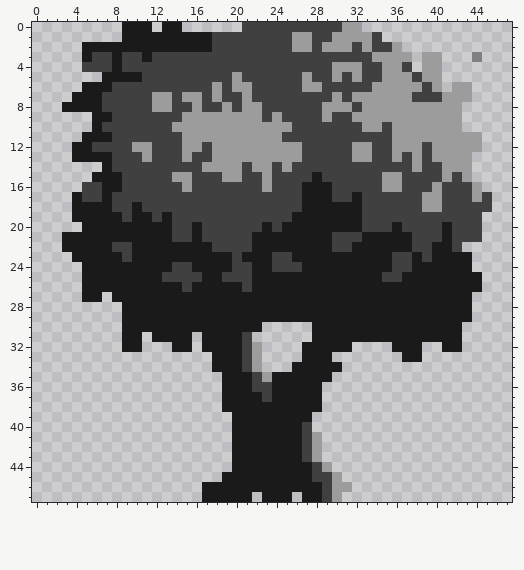
Edited in one commit: pixel-art file (笔记备忘/树_光影.aseprite). The picture above is the old version.
48x48 pixels, 1 frame.
After the commit:
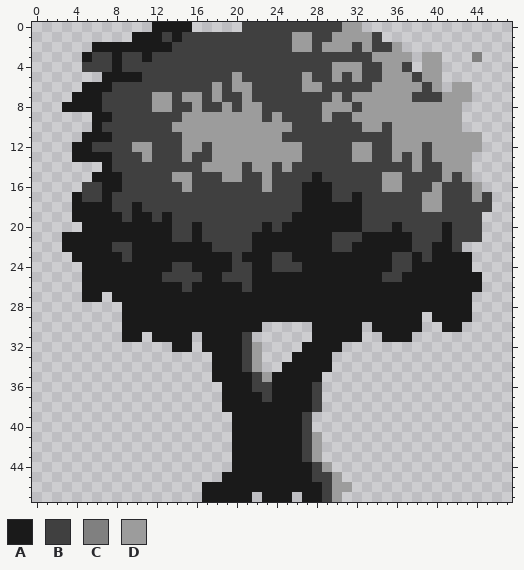
Palette (. is transparent): A #1a1a1a  B #404040  C #808080  D #9c9c9c
From old to new:
@@ x 3..19 @@
- 0 ......AAA.AA.....
- 1 ......AAAAAAAAABB
- 2 ..AAAAAAAAAAAAABB
+ 0 .........AAAA....
+ 1 .......AAABABBBBB
+ 2 ...AAAAAAAABBBBBB
  3 ..ABBABBABBBBBBBB
@@ x 0..47 @@
 28 .........AAAAAAAAAAAAAAAAAAAAAAAAAAAAAAAAAAA....
-29 .........AAAAAAAAAAAAAAAAAAAAAAAAAAAAAAAAAAA....
-30 .........AAAAAAAAAAAAAA.....AAAAAAAAAAAAAAA.....
-31 .........AA.AAAA.AAAAB......AAAAAAAAAAAAAAA.....
-32 .........AA...AA.AAAABD....AAAAA....AAA..AA.....
-33 ..................AAABD....AAA.......AA.........
-34 ..................AAABD...AAAAA.................
-35 ...................AAABDAAAAAA..................
-36 ...................AAABBAAAAA...................
-37 ...................AAAABAAAAA...................
-38 ...................AAAAAAAAAA...................
-39 ....................AAAAAAAA....................
+29 .........AAAAAAAAAAAAAAAAAAAAAAAAAAAAAA.AAAA....
+30 .........AAAAAAAAAAAAAA.....AAAAA.AAAAA..AA.....
+31 .........AA.AAAA.AAAAB......AAAAA..AAA..........
+32 ..............AA.AAAABD....AAAA.................
+33 ..................AAABD...AAAA..................
+34 ..................AAABD..AAAAA..................
+35 ..................AAAABDAAAAA...................
+36 ...................AAABBAAAAB...................
+37 ...................AAAABAAAAB...................
+38 ...................AAAAAAAAAB...................
+39 ....................AAAAAAAB....................
 40 ....................AAAAAAAB....................
Boxes around the changes in both pictures, in picture pixels (x1, y1, x2, y2):
changed: (122, 22, 212, 52)
erased: (82, 42, 92, 52)
changed: (282, 312, 462, 422)
erased: (122, 342, 142, 352)
added: (212, 372, 222, 382)
